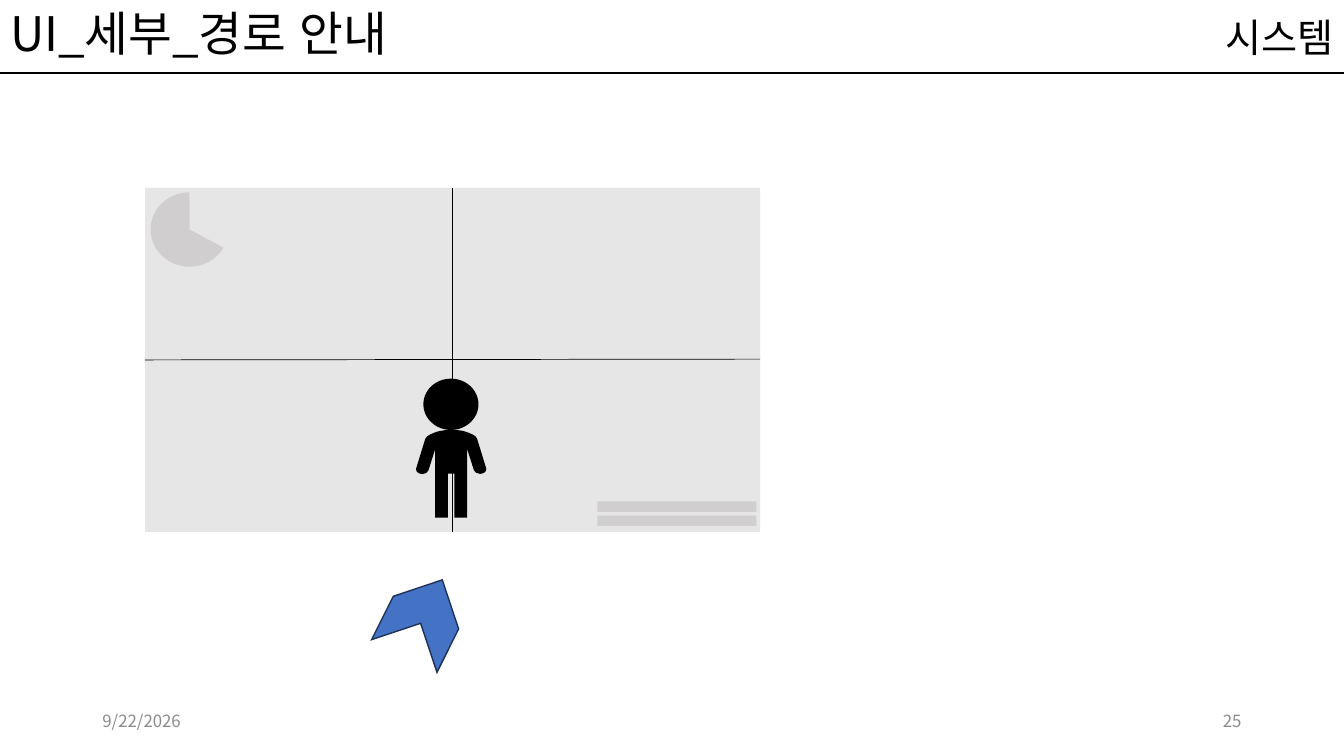
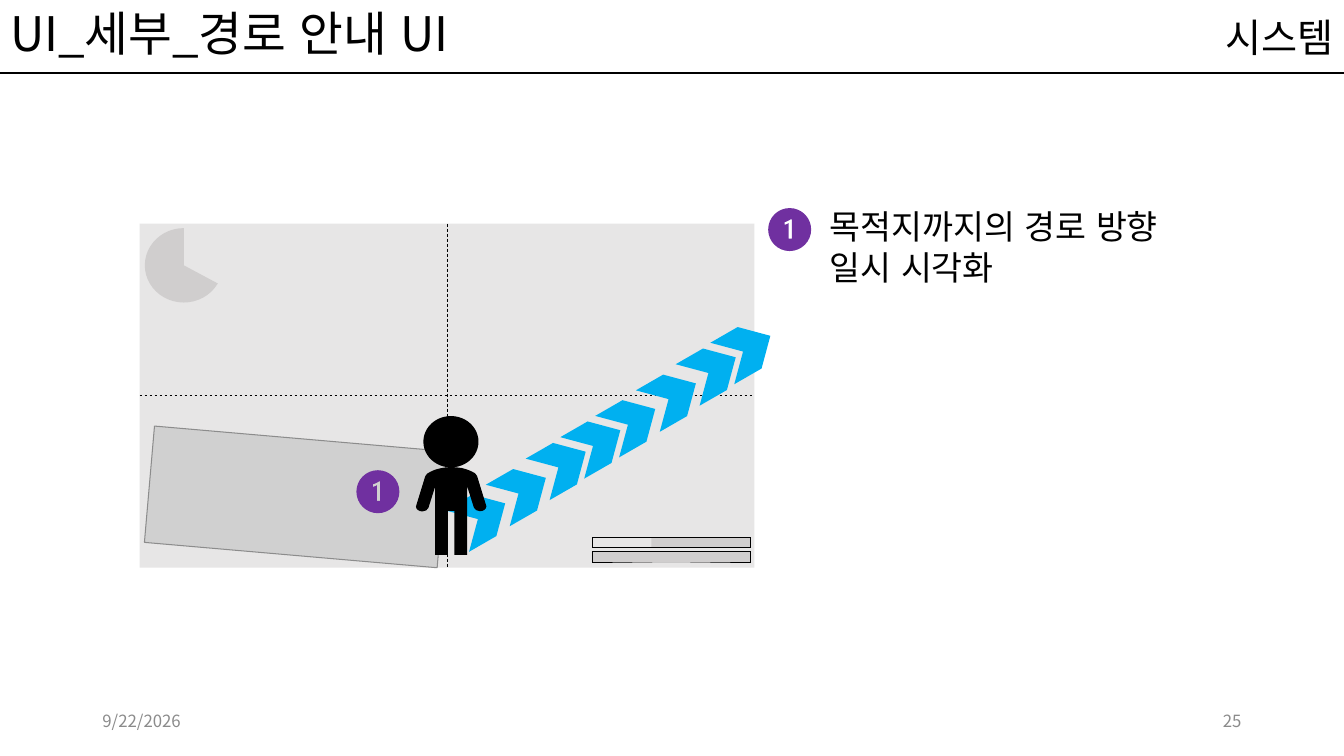
Before and after one commit to kwakyerin/2026_Graduation_Project, a slide deck: slide 25 of documents/HyunahKwon/design/designing/배트와 달트_기획서.pptx. Drawn at 1344x756 pixels with LibreOffice and Linux fonts; fonts in the diff are those of the drawing; grey boxes stand for pictures. Boxes give left, top, right and bottom in pixels: in the first picture for what was removed or moved away, otherwise in the second. Text is boxed around its words. In the diff, an @@ line names an element or a change of style, - is before the commit and + after.

Commit message:
사격,경로안내UI
및 그외 자잘한 추가사항들

```diff
--- a/documents/HyunahKwon/design/designing/배트와 달트_기획서.pptx
+++ b/documents/HyunahKwon/design/designing/배트와 달트_기획서.pptx
@@ title at (x1=10, y1=11, x2=449, y2=58): text changed @@
-UI_세부_경로 안내
+UI_세부_경로 안내 UI
@@ freeform shape added at (x1=768, y1=208, x2=812, y2=251), fill #7030A0 @@
@@ line (447, 224) - (447, 568): stroke #000000 0.5 pt to #000000 0.5 pt dashed @@
@@ text added at (x1=830, y1=211, x2=1158, y2=283), 24 pt, text #000000 @@
+목적지까지의 경로 방향
+일시 시각화
@@ group added at (x1=486, y1=315, x2=782, y2=526): 7 chevrons @@
@@ 2 rectangles, 2 lines, 1 pie slice (boxed as its full ellipse) moved together from (x1=145, y1=188, x2=760, y2=532) to (x1=139, y1=224, x2=755, y2=568) @@
@@ line (139, 396) - (755, 396): stroke #000000 0.5 pt to #000000 0.5 pt dashed @@
@@ ellipse moved from (x1=423, y1=379, x2=479, y2=431) to (x1=423, y1=416, x2=479, y2=468) @@
@@ picture added at (x1=145, y1=426, x2=448, y2=568) @@
@@ freeform shape added at (x1=357, y1=470, x2=400, y2=513), fill #7030A0 @@
@@ freeform shape moved from (x1=416, y1=430, x2=487, y2=517) to (x1=416, y1=467, x2=487, y2=555) @@
@@ chevron at (x1=446, y1=482, x2=517, y2=551): fill #4472C4 to #00B0F0; outline #1E3256 1 pt to none; rotation 296 to 330 degrees @@
@@ rectangle at (x1=592, y1=537, x2=751, y2=547): fill #D0CECE to none; outline none to #000000 0.25 pt @@
@@ rectangle resized from (x1=598, y1=516, x2=757, y2=526) to (x1=651, y1=537, x2=750, y2=547) @@
@@ rectangle added at (x1=592, y1=552, x2=751, y2=562), fill #D0CECE, outline #000000 0.25 pt @@
```
Also in this commit, not shown: 10 other slides changed, 2 slides added, 1 slide removed.
